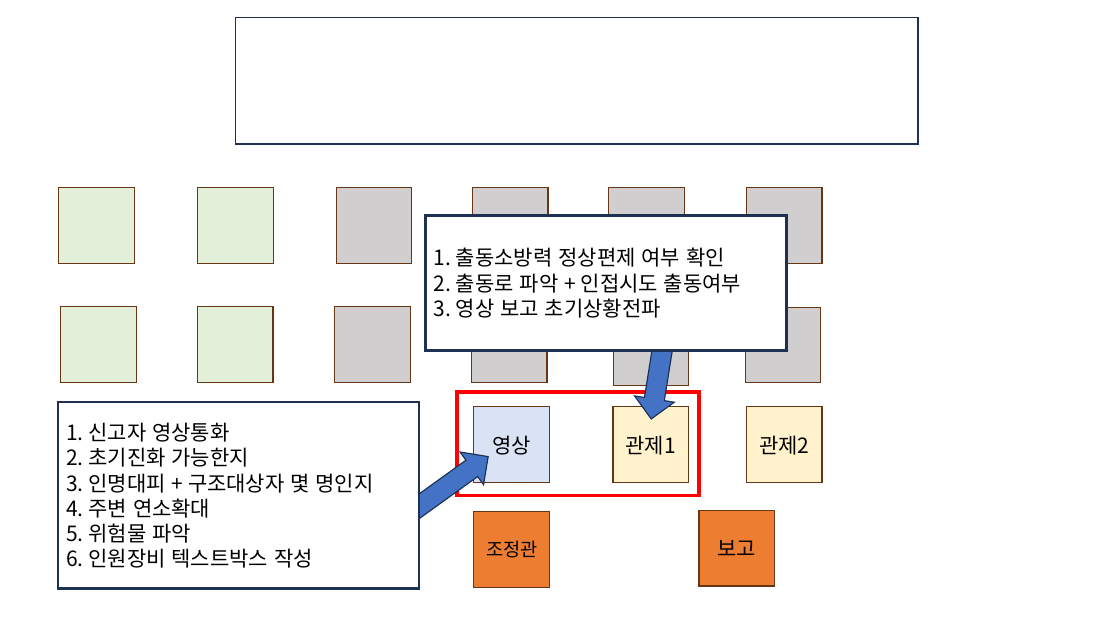
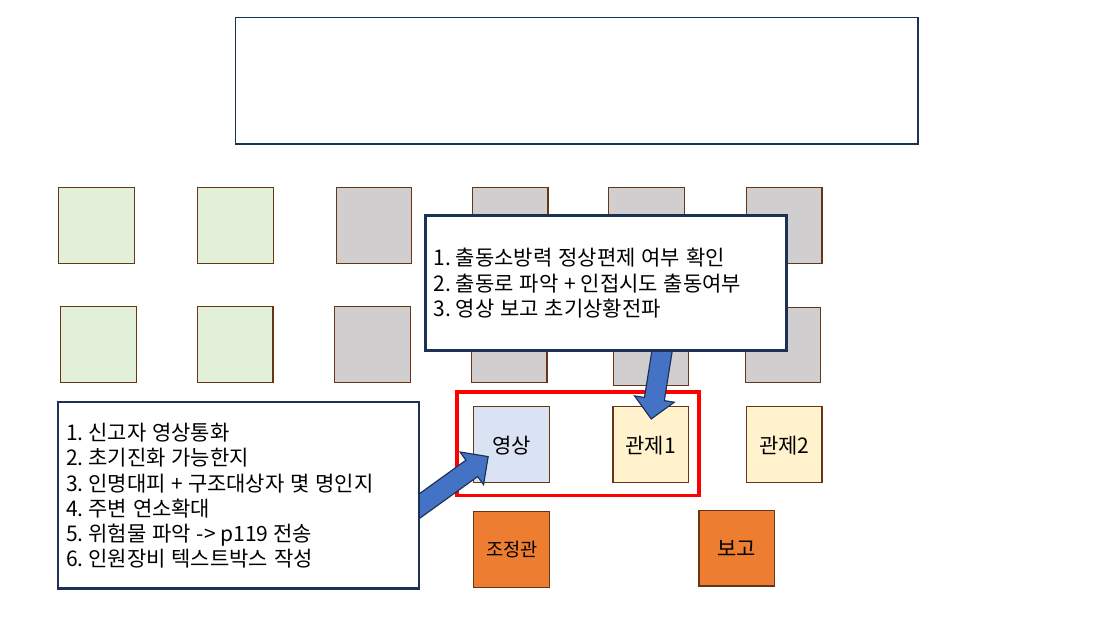
Before and after one commit to Chunopark/fire1, a slide deck: slide 13 of 3팀 상황실 전술.pptx (slide 12 before the commit). Drawn at 1120x630 pixels with LibreOffice and Linux fonts; fonts in the diff are those of the drawing. Boxes give left, top, right and bottom in pixels: in the first picture for what was removed or moved away, otherwise in the second. Text is boxed around its words. In the diff, an @@ line names an element or a change of style, - is before the commit and + after.

```diff
--- a/3팀 상황실 전술.pptx
+++ b/3팀 상황실 전술.pptx
@@ text in rectangle at <box>66,523,312,546</box>: text changed @@
-5. 위험물 파악
+5. 위험물 파악 -> p119 전송
```
Also in this commit, not shown: 7 other slides changed, 1 slide added.
